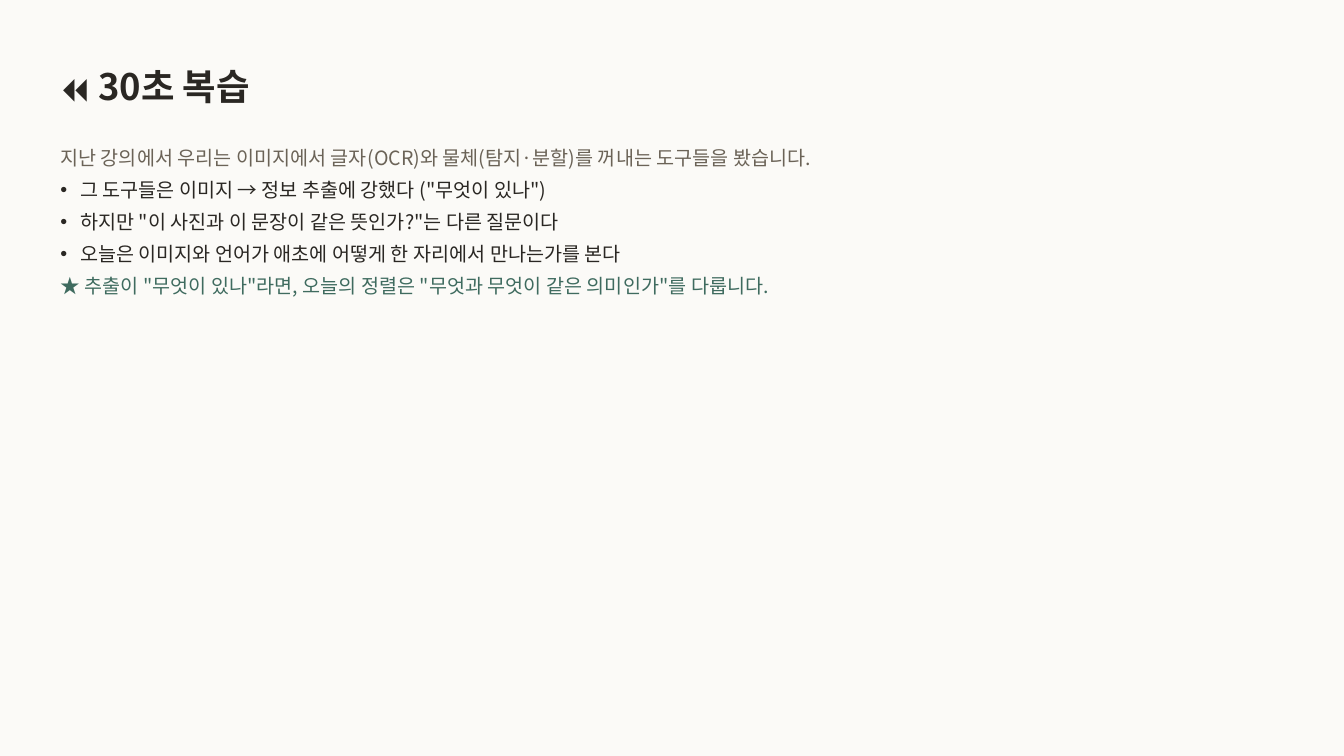
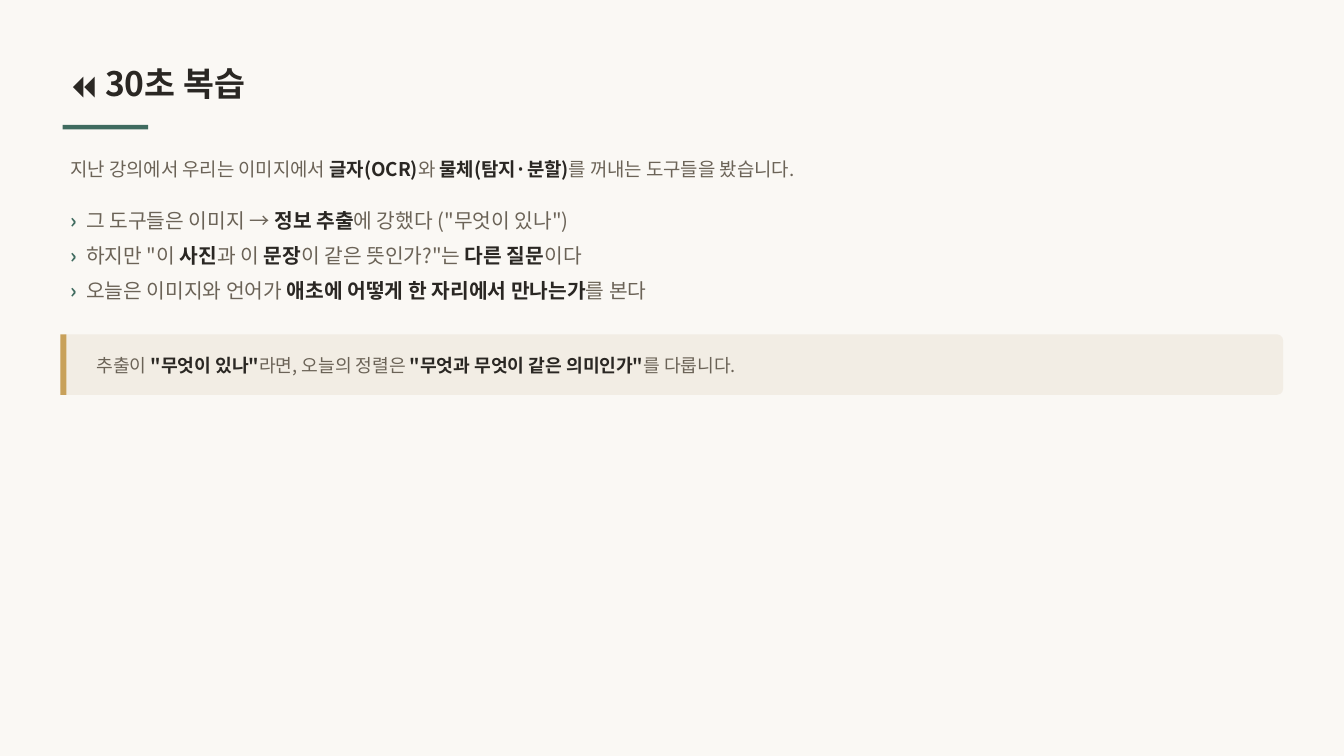
Before and after one commit to inseoklee-ai/study-room, a slide deck: slide 3 of pixels-sentences/pixels-sentences.pptx. Drawn at 1344x756 pixels with LibreOffice and Linux fonts; fonts in the diff are those of the drawing. Boxes give left, top, right and bottom in pixels: in the first picture for what was removed or moved away, otherwise in the second. Text is boxed around its words. In the diff, an @@ line names an element or a change of style, - is before the commit and + after.

```diff
--- a/pixels-sentences/pixels-sentences.pptx
+++ b/pixels-sentences/pixels-sentences.pptx
@@ background #FBFAF7 to #FAF8F4 @@
@@ text "⏪ 30초 복습" at box(183, 68, 245, 99): size 26 to 24 pt @@
@@ rectangle added at box(63, 125, 148, 129), fill #3F6B5F @@
@@ text added at box(70, 160, 795, 180), 13.5 pt, text #6B6357 @@
+지난 강의에서 우리는 이미지에서 글자(OCR)와 물체(탐지·분할)를 꺼내는 도구들을 봤습니다.
@@ text at box(86, 211, 646, 300): text changed; size 14 to 14.5 pt; text colour #2A2723 to #6B6357 @@
-  지난 강의에서 우리는 이미지에서 글자(OCR)와 물체(탐지·분할)를 꺼내는 도구들을 봤습니다.
-• 그 도구들은 이미지 → 정보 추출에 강했다 ("무엇이 있나")
-• 하지만 "이 사진과 이 문장이 같은 뜻인가?"는 다른 질문이다
-• 오늘은 이미지와 언어가 애초에 어떻게 한 자리에서 만나는가를 본다
-★ 추출이 "무엇이 있나"라면, 오늘의 정렬은 "무엇과 무엇이 같은 의미인가"를 다룹니다.
+› 그 도구들은 이미지 → 정보 추출에 강했다 ("무엇이 있나")
+› 하지만 "이 사진과 이 문장이 같은 뜻인가?"는 다른 질문이다
+› 오늘은 이미지와 언어가 애초에 어떻게 한 자리에서 만나는가를 본다
@@ rounded rectangle added at box(60, 335, 1284, 395), fill #F2EDE4 @@
@@ rectangle added at box(60, 335, 67, 395), fill #C8A15A @@
@@ text added at box(97, 356, 736, 375), 13 pt, text #2A2723, bold @@
+추출이 "무엇이 있나"라면, 오늘의 정렬은 "무엇과 무엇이 같은 의미인가"를 다룹니다.
```
Also in this commit, not shown: 19 other slides changed, 1 other file.
